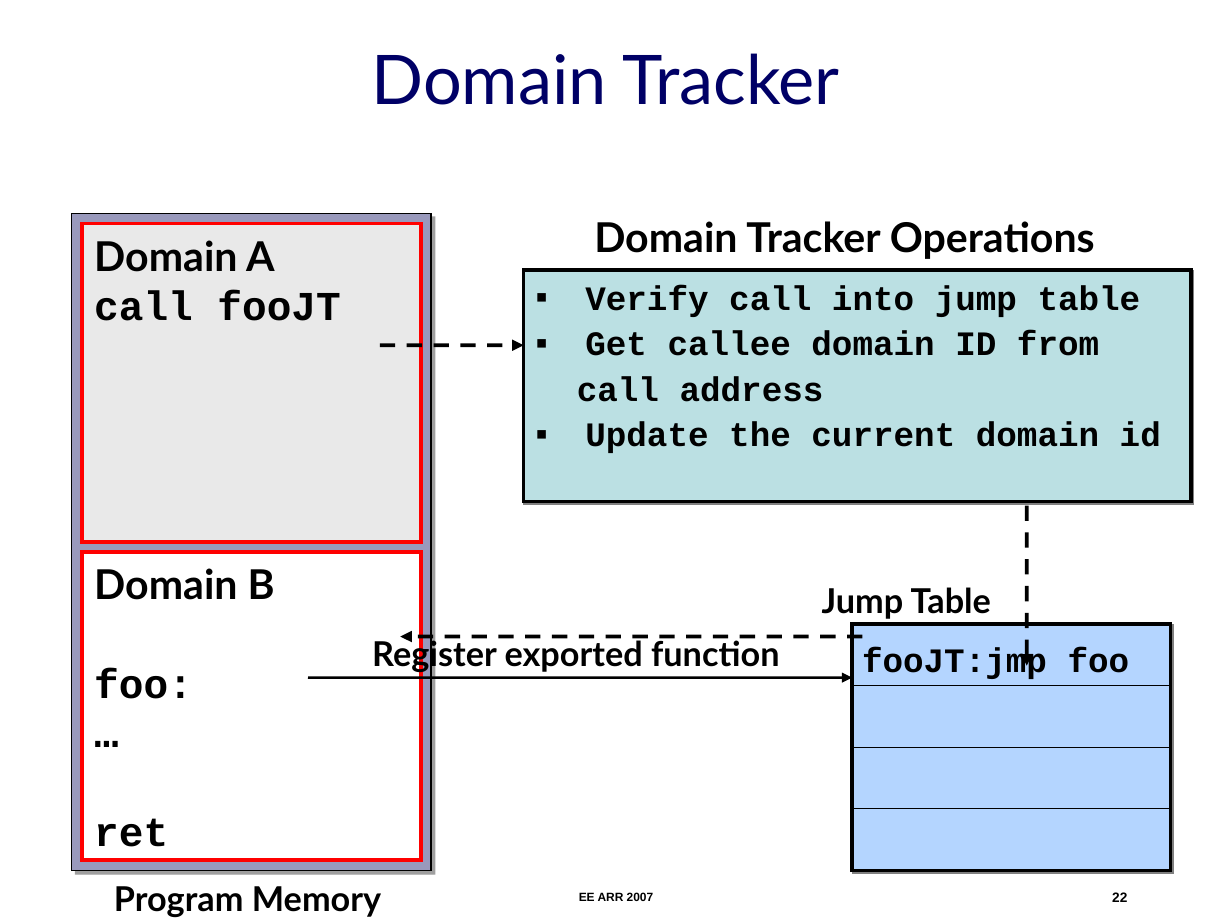
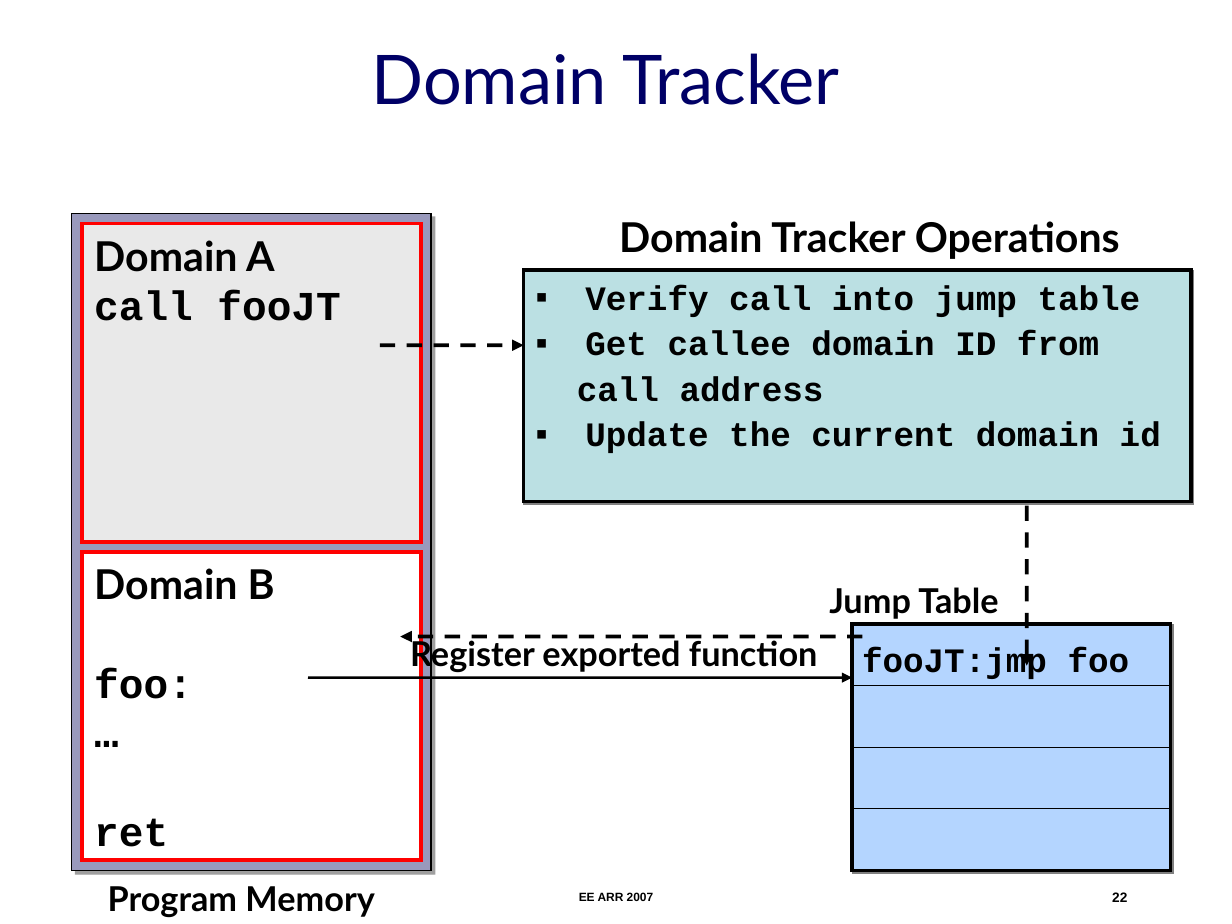
Before and after one commit to nesl/umpu, a slide deck: slide 22 of docs/ee-arr-2007/ee-arr.ppt. Drawn at 1232x924 pixels with LibreOffice and Linux fonts; fonts in the diff are those of the drawing. Boxes give left, top, right and bottom in pixels: in the first picture for what was removed or moved away, otherwise in the second. Text is boxed around its words. In the diff, an @@ line names an element or a change of style, - is before the commit and + after.

```diff
--- a/docs/ee-arr-2007/ee-arr.ppt
+++ b/docs/ee-arr-2007/ee-arr.ppt
@@ text "Domain Tracker Operations": place and size @@
-text "Domain Tracker Operations" at [594,221,1095,259]
+text "Domain Tracker Operations" at [619,221,1120,259]
@@ text "Jump Table": place and size @@
-text "Jump Table" at [822,587,991,619]
+text "Jump Table" at [829,587,998,619]
@@ text "Register exported function": place and size @@
-text "Register exported function" at [372,637,779,673]
+text "Register exported function" at [410,637,817,673]
@@ text "Program Memory": place and size @@
-text "Program Memory" at [114,886,381,917]
+text "Program Memory" at [108,886,374,917]
```
Also in this commit, not shown: 19 other slides changed.
